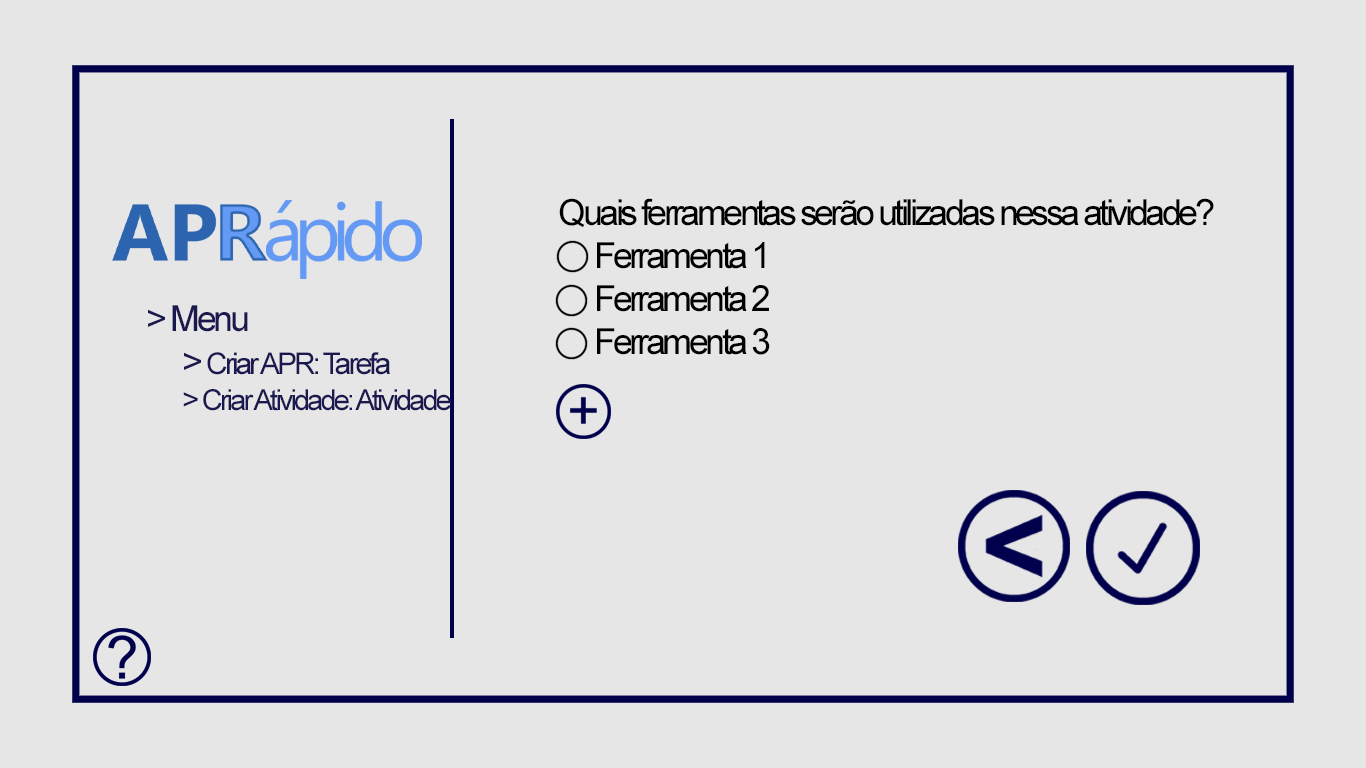
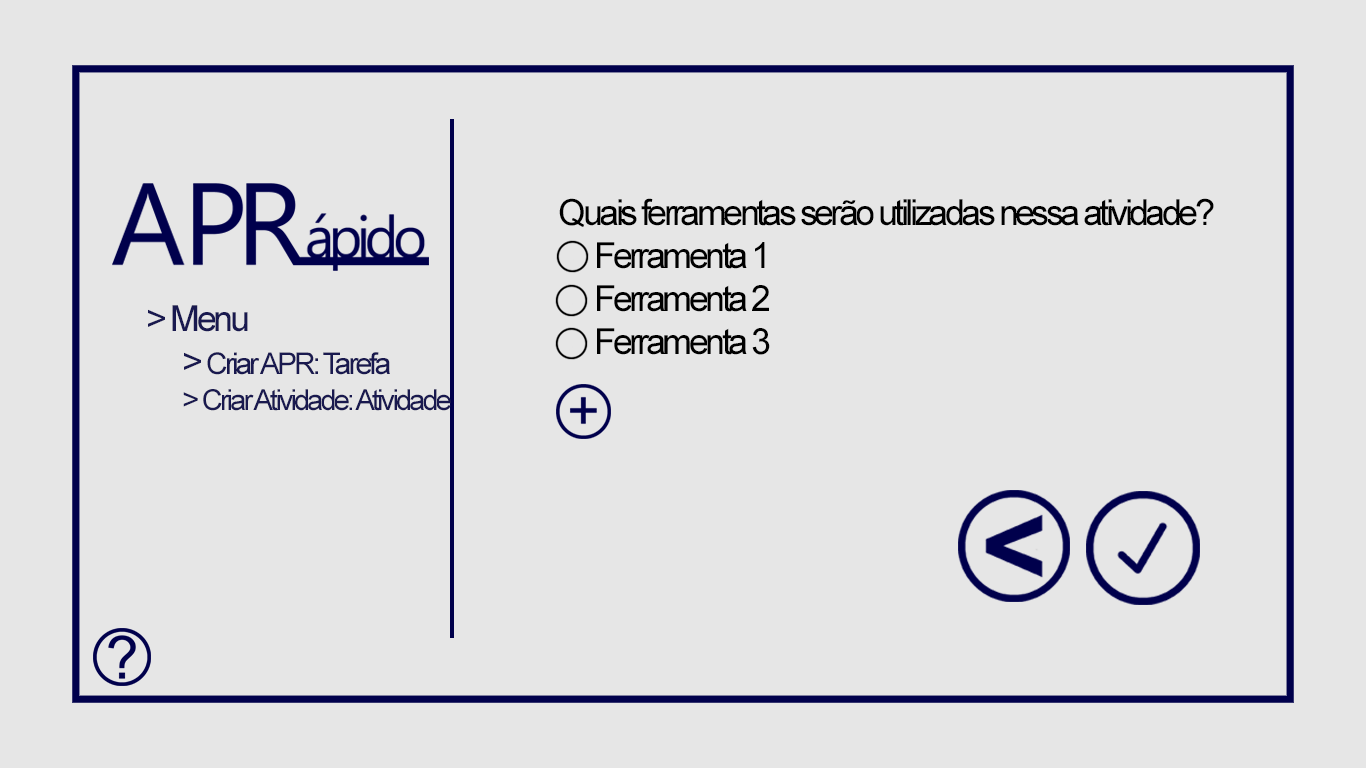
Layered file, before and after one edit (1366×768). Changes by layer:
moved "Logo" above "Botão Info", painted on it over [112, 183, 429, 279]
